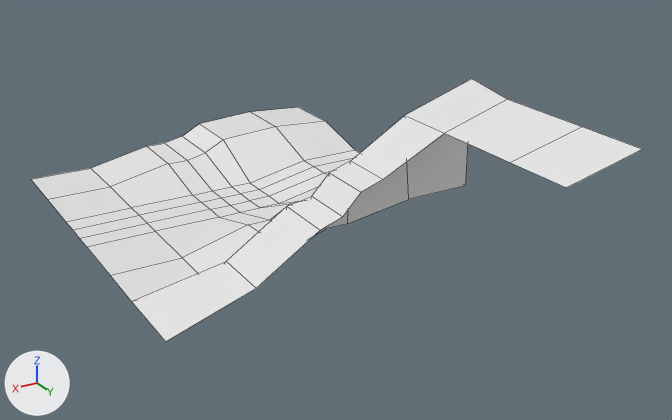
Before and after pictures for a commit that changed the OBJ model Assets/terrain2.obj.
Before and after are seen from a camera (50 mm lens) standing at (44.3, 98.1, 44.4) and looking at (-4.0, 17.5, 4.1). The lights are fixed; the arrows at lower left show +X, +Y and +Z. The picture after the commit comes second. Mesh edges are drawn as thin lines. Where no turn or scale is listed for an object, it has been applied to the vertices.

Objects in the first picture: 'Land'.
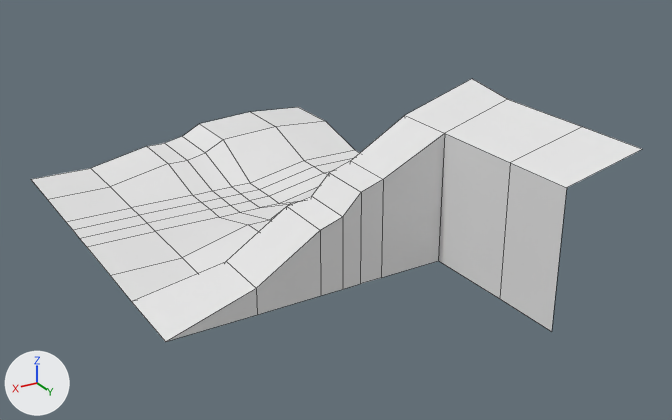
What differs and where, as boxes (x1, y1, x2, y2) in the pictures (672 x 420 px):
part 1 of me_land, added
    after: (166, 133, 567, 342)

The change, as a diff of the scene's bpy script:
```diff
--- a/Assets/terrain2.obj.py
+++ b/Assets/terrain2.obj.py
@@ me_land @@
 # used by ob_land; location = (0.0, 0.0, 0.0)
 # verts and faces of me_land; kept vertices keep their numbers, new ones are numbered from 83
 # before: 72 (19.9, 27.4, 0.0) at pixel (165, 341), 73 (10.6, 27.4, 2.9) at pixel (256, 288), 74 (3.7, 27.4, 7.3) at pixel (320, 230), 75 (-3.5, 27.4, 11.1) at pixel (383, 179), 76 (-10.8, 27.4, 14.6) at pixel (444, 133)
 # before: 77 (1.1, 27.4, 8.2) at pixel (342, 216), 78 (-1.0, 27.4, 10.3) at pixel (361, 192), 80 (-10.8, 37.4, 14.6) at pixel (510, 162), 82 (-10.8, 44.6, 14.6) at pixel (566, 187)
-me_land.from_pydata(...)  # 83 vertices, 65 faces; spans x -20.0..20.0, y -20.0..45.7, z 0.0..17.2
+me_land.from_pydata(...)  # 91 vertices, 73 faces; spans x -20.0..20.0, y -20.0..45.7, z 0.0..17.2
+# me_land part 1
+verts[83] = (10.6, 27.4, 0.1)  # pixel (257, 314)
+verts[84] = (3.7, 27.4, 0.2)  # pixel (320, 295)
+verts[85] = (-3.5, 27.4, 0.3)  # pixel (381, 277)
+verts[86] = (-10.8, 27.4, 0.4)  # pixel (438, 260)
+verts[87] = (1.1, 27.4, 0.2)  # pixel (342, 289)
+verts[88] = (-1.0, 27.4, 0.3)  # pixel (360, 283)
+verts[89] = (-10.8, 37.4, 0.5)  # pixel (499, 298)
+verts[90] = (-10.8, 44.6, 0.5)  # pixel (551, 331)
+faces += [(76, 86, 89, 80), (77, 87, 88, 78), (75, 85, 86, 76), (73, 83, 84, 74), (80, 89, 90, 82), (74, 84, 87, 77)]
+faces += [(75, 78, 88, 85), (72, 83, 73)]
```
